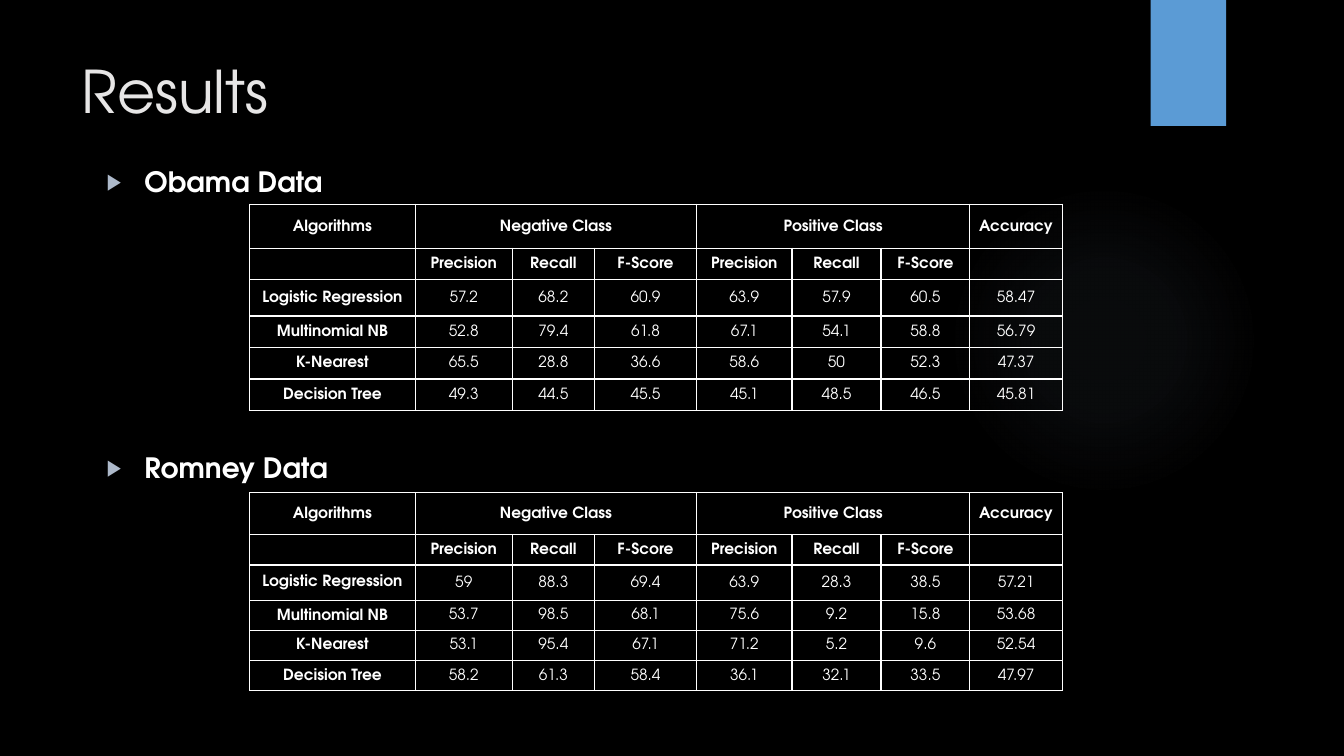
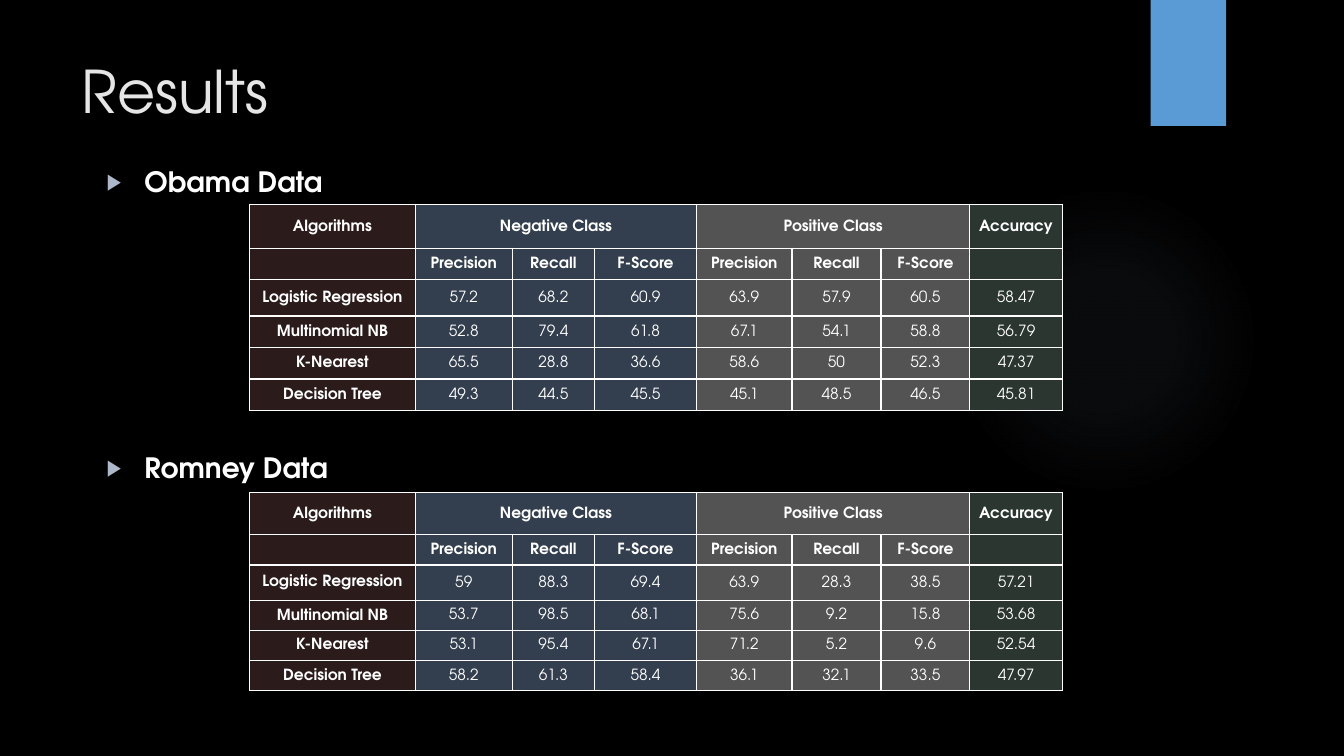
Before and after one commit to mkvalluri/cs583-project-2, a slide deck: slide 4 of docs/Presentation.pptx. Drawn at 1344x756 pixels with LibreOffice and Linux fonts; fonts in the diff are those of the drawing; background and template pictures are left out. Boxes give left, top, right and bottom in pixels: in the first picture for what was removed or moved away, otherwise in the second. Text is boxed around its words. In the diff, an @@ line names an element or a change of style, - is before the commit and + after.

Commit message:
PPT Changes

```diff
--- a/docs/Presentation.pptx
+++ b/docs/Presentation.pptx
@@ table at [250, 205, 1063, 411] @@
@@ fill none to #2B1B1B in 5 cells @@
@@ fill none to #333F50 in 16 cells @@
@@ fill none to #525252 in 16 cells @@
@@ fill none to #2A362F in 5 cells @@
@@ table at [250, 493, 1063, 692] @@
@@ fill none to #2B1B1B in 5 cells @@
@@ fill none to #333F50 in 16 cells @@
@@ fill none to #525252 in 16 cells @@
@@ fill none to #2A362F in 5 cells @@
```
